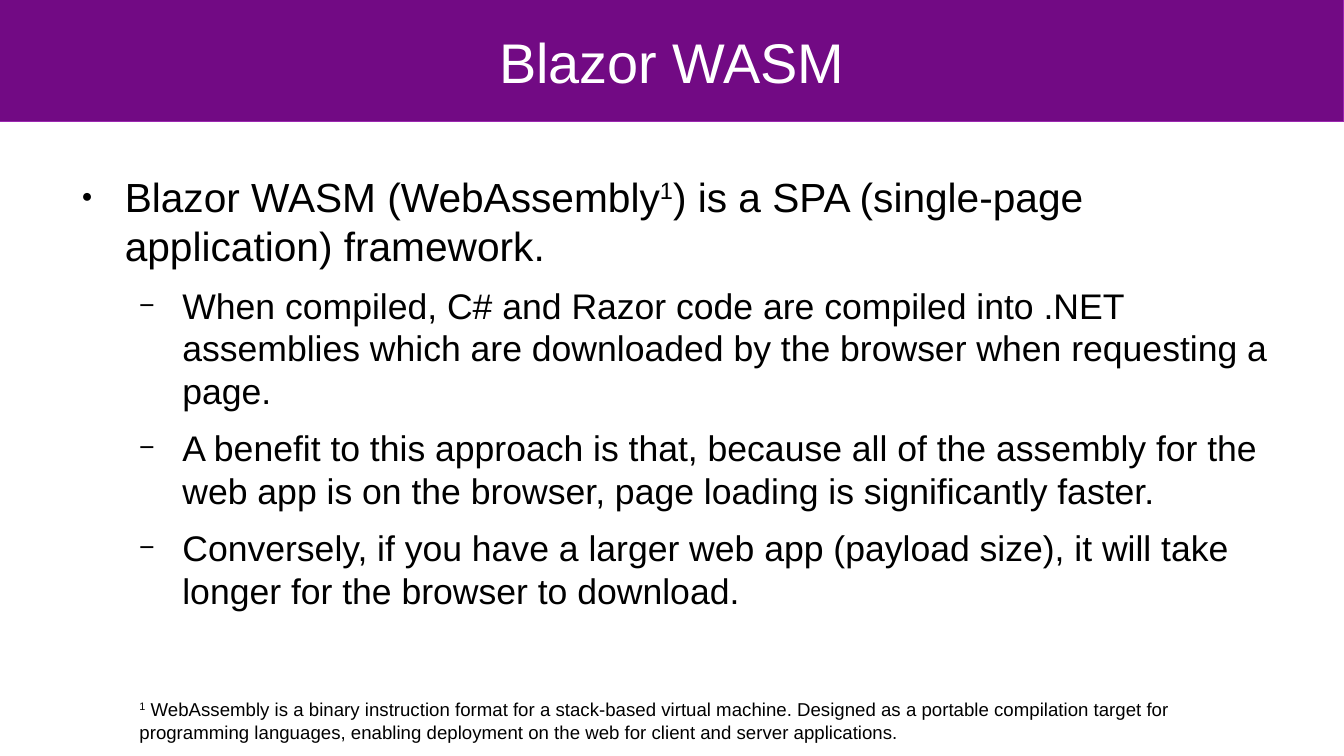
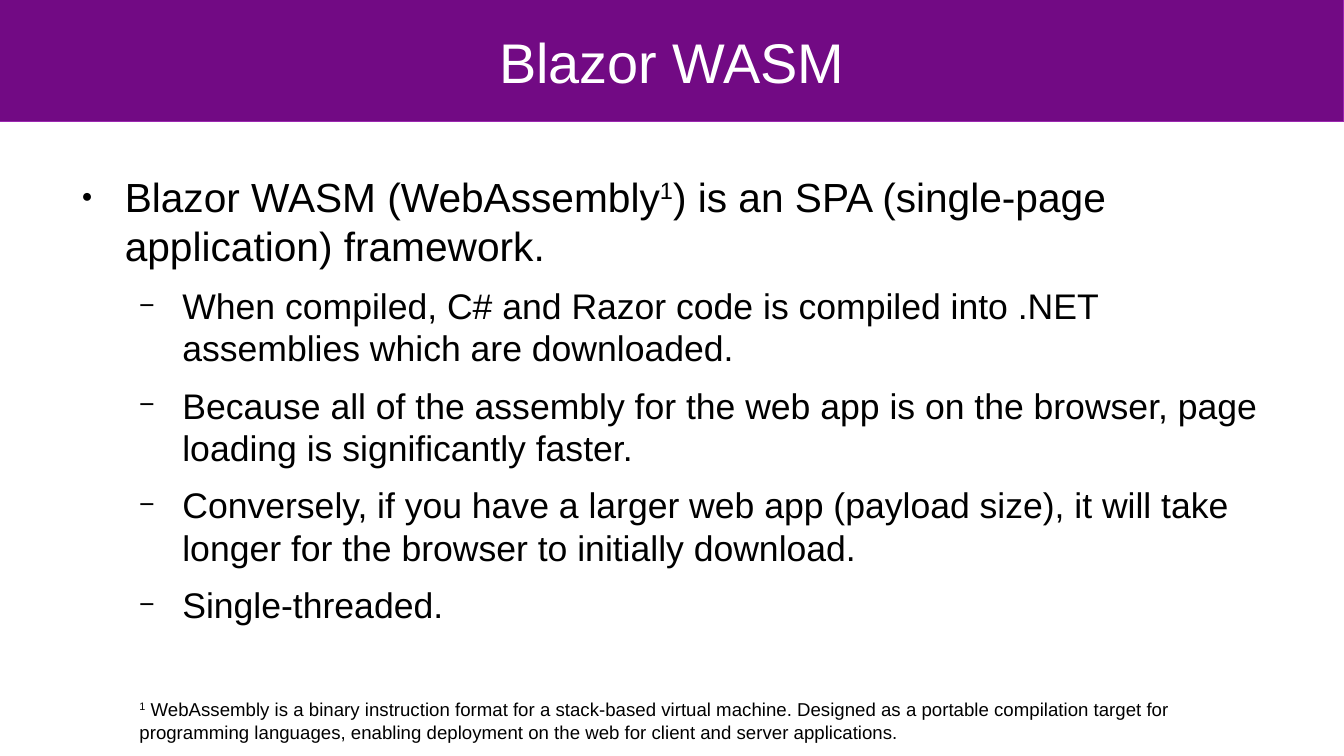
Before and after one commit to wheat32/BlazorTest, a slide deck: slide 4 of blazor_short.odp. Drawn at 1344x756 pixels with LibreOffice and Linux fonts; fonts in the diff are those of the drawing. Boxes give left, top, right and bottom in pixels: in the first picture for what was removed or moved away, otherwise in the second. Text is boxed around its words. In the diff, an @@ line names an element or a change of style, - is before the commit and + after.

```diff
--- a/blazor_short.odp
+++ b/blazor_short.odp
@@ text at bbox=[125, 182, 1257, 625]: text changed @@
-● Blazor WASM (WebAssembly1) is a SPA (single-page application) framework.
-  − When compiled, C# and Razor code are compiled into .NET assemblies which are downloaded by the browser when requesting a page.
-  − A benefit to this approach is that, because all of the assembly for the web app is on the browser, page loading is significantly faster.
-  − Conversely, if you have a larger web app (payload size), it will take longer for the browser to download.
+● Blazor WASM (WebAssembly1) is an SPA (single-page application) framework.
+  − When compiled, C# and Razor code is compiled into .NET assemblies which are downloaded.
+  − Because all of the assembly for the web app is on the browser, page loading is significantly faster.
+  − Conversely, if you have a larger web app (payload size), it will take longer for the browser to initially download.
+  − Single-threaded.
```
Also in this commit, not shown: 3 other slides changed, 2 slides added, 4 other files.
